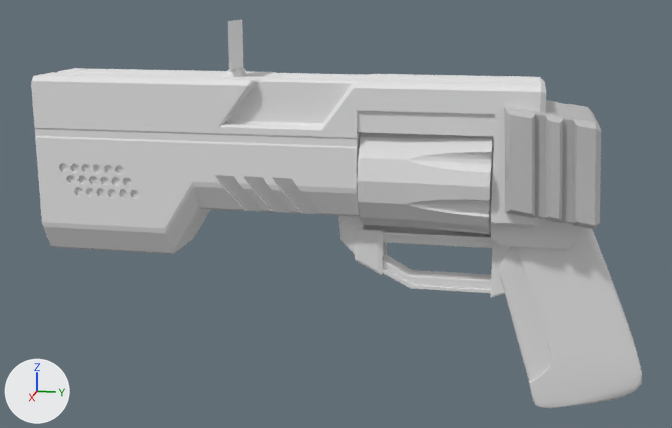
An edit to the Blender file [Space]/Assets/Meshes/TODOGrant/revolver.blend, drawn before and after from the same camera.
One viewpoint serves both versions: a 50 mm lens placed at (18.65, 1.83, 3.7), pointed at (0.03, -1.9, -0.96). Every picture has the same lights, and +X, +Y and +Z are marked at lower left.
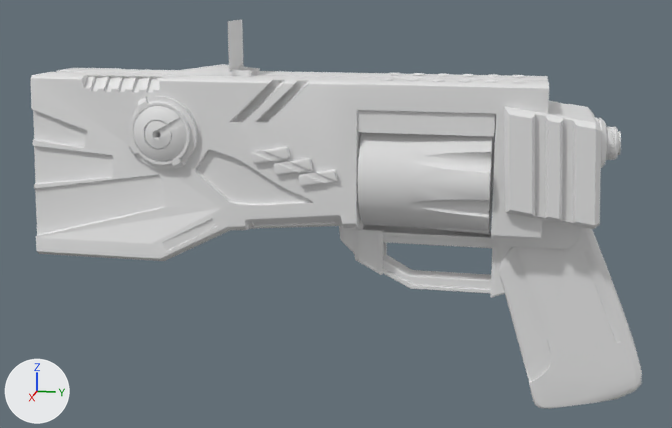
Where the change shows, as pixel boxes [x1, y1, x2, y2] in the pictures (672 x 428 px):
```json
{"object": "Cube.007", "change": "added", "after": [30, 64, 549, 261]}
{"object": "Cube.002", "change": "hidden", "before": [31, 67, 546, 254]}
{"object": "Cube.003", "change": "reshaped", "before": [504, 100, 601, 229], "after": [504, 101, 621, 229], "on screen": "20% wider"}
{"part": 1, "of": "me_cube_004", "change": "built on", "before": [589, 109, 601, 184], "after": [589, 109, 621, 168]}
{"part": 2, "of": "me_cube_004", "change": "recoloured", "before": [504, 101, 601, 229], "after": [504, 101, 601, 229]}
```

Edits to the scene script, one JSON object a line:
```json
{"block": "me_cube_004", "where": "# used by ob_cube_003; location = (0.0, 0.0, 0.0)"}
{"op": "remove", "block": "me_cube_004", "code": "me_cube_004.from_pydata(...)  # 60 vertices, 34 faces; spans x -0.02..1.25, y 1.5..3.35, z -0.74..1.5"}
{"op": "add", "block": "me_cube_004", "code": "me_cube_004.from_pydata(...)  # 2177 vertices, 1740 faces; spans x -0.33..1.25, y 1.5..3.73, z -0.74..1.5"}
{"block": "me_cube_004", "change": "me_cube_004 part 1: 1 vertex removed from x 0.0, y 3.25, z 1.15; 2118 vertices added at x -0.33..0.5, y 3.0..3.73, z 0.19..1.2"}
{"block": "me_cube_004", "change": "me_cube_004 part 2: 32 faces spanning x -0.02..1.25, y 1.5..3.35, z -0.74..1.5 switch from mat_revolver_png (picture img_revolver_png) to no material"}
{"op": "add", "block": "me_cube_002", "code": ["me_cube_002 = bpy.data.meshes.new('Cube.002')", "me_cube_002.from_pydata(...)  # 7816 vertices, 6356 faces; spans x 0.0..1.31, y -8.1..2.3, z -1.85..2.09", "me_cube_002.polygons.foreach_set('use_smooth', [True] * 6356)"]}
{"op": "add", "block": "ob_cube_002", "code": "ob_cube_002.hide_viewport = True"}
{"op": "add", "block": "ob_cube_007", "code": ["ob_cube_007 = bpy.data.objects.new('Cube.007', me_cube_002)", "ob_cube_007.location = (0.0, 0.0, 0.0)", "_m = ob_cube_007.modifiers.new('Mirror', 'MIRROR')"]}
```
